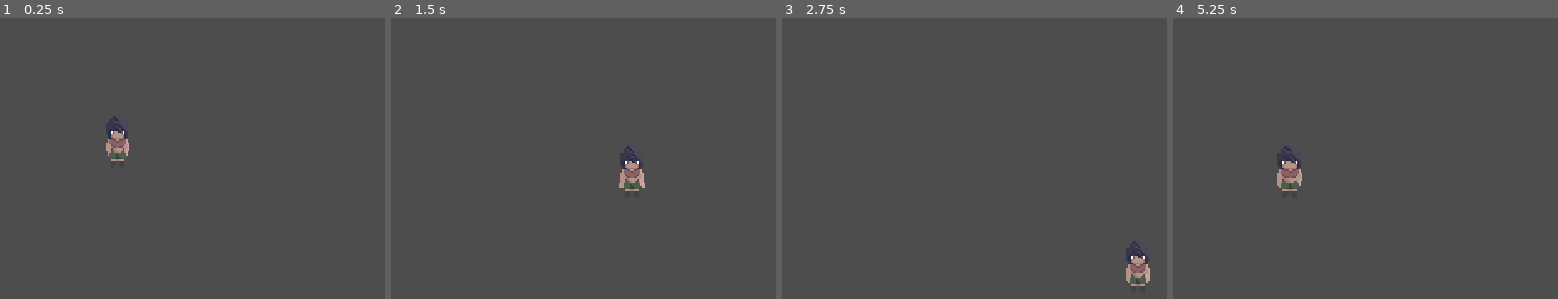
Above: before the commit, frames 1-4 (left to right).
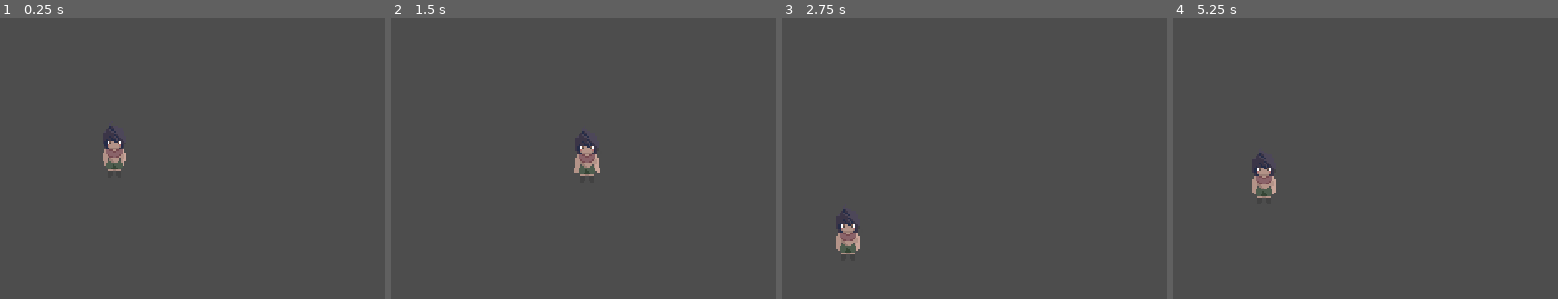
Above: after the commit, the same moments.

Repository: jolinCjiang/dinos
Game: Godot game, scene res://playground.tscn
Two runs of this game, one before a commit and one after it. Both use one fixed random seed, a clock stepped at 60 frames per second and the inputs below.
Inputs (mouse positions are in pixels of both pictures, inside the frame that each line leads up to):
- Up to frame 1 (0.25 s): no input
- Up to frame 2 (1.5 s): tap Enter at 0.5 s; move the mouse to (679, 130) at 0.52 s; hold D (Right) 0.53-1.28 s; move the mouse to (outside the picture) at 1.27 s; hold S (Down) from 1.28 s (still down)
- Up to frame 3 (2.75 s): move the mouse to (974, 54) at 2.02 s; release S (Down) at 2.03 s; hold D (Right) from 2.03 s (still down)
- Up to frame 4 (5.25 s): move the mouse to (1246, 242) at 2.77 s; release D (Right) at 2.78 s; hold W (Up) 2.78-3.53 s; move the mouse to (1527, 220) at 3.52 s; hold A (Left) 3.53-5.03 s; move the mouse to (outside the picture) at 4.27 s; move the mouse to (1327, 152) at 5.02 s; hold S (Down) from 5.03 s (still down)

The runs differ from the first frame. In frame 1, 0.7% of the frame differs, in the area x 26-34%, y 34-55%; in frame 2, 1.0%, in the area x 47-66%, y 40-62%; in frame 3, 1.0%; in frame 4, 1.0%.

Commit message:
Added a dynamic camera to the scene

Diff:
--- a/Player/Scripts/player.gd
+++ b/Player/Scripts/player.gd
@@ -7,8 +7,6 @@
 
 @onready var animation_player : AnimationPlayer = $AnimationPlayer2
 @onready var sprite : Sprite2D = $Sprite2D2
-
-
 
  # called when node enters scene tree for the first time
 func _ready():
--- /dev/null
+++ b/camera_2d.gd
@@ -0,0 +1,10 @@
+class_name DynamicCamera2D extends Camera2D
+
+@export var player : Node2D
+
+func _physics_process(delta):
+	var calculated_position : Vector2 = player.global_position
+	var offset_calc = (get_global_mouse_position() - calculated_position) / 2
+	offset_calc = Vector2(clamp(offset_calc.x, -50, 50), clamp(offset_calc.y, -50, 50))
+	calculated_position += offset_calc
+	self.position = self.position.lerp(calculated_position, delta * (calculated_position - self.position).length())
--- a/playground.tscn
+++ b/playground.tscn
@@ -1,8 +1,9 @@
-[gd_scene load_steps=23 format=3 uid="uid://di8mxonwrbtc2"]
+[gd_scene load_steps=24 format=3 uid="uid://di8mxonwrbtc2"]
 
 [ext_resource type="PackedScene" uid="uid://bvmpauvasrgwh" path="res://Player/player.tscn" id="1_rupst"]
 [ext_resource type="Script" uid="uid://dob01cnhdea5c" path="res://Player/Scripts/player.gd" id="1_wt17y"]
 [ext_resource type="Texture2D" uid="uid://cpl3s78isl4tf" path="res://Player/Sprites/me_texture-Sheet-Sheet.png" id="2_wt17y"]
+[ext_resource type="Script" uid="uid://bsog01ivlmbh0" path="res://camera_2d.gd" id="4_is3ju"]
 
 [sub_resource type="Animation" id="Animation_btcbx"]
 length = 0.001
@@ -331,3 +332,13 @@
 [node name="CollisionShape2D2" type="CollisionShape2D" parent="Player"]
 position = Vector2(1, 2)
 shape = SubResource("CircleShape2D_m8u5f")
+
+[node name="Camera2D" type="Camera2D" parent="." node_paths=PackedStringArray("player")]
+position = Vector2(241, 129)
+process_callback = 0
+drag_left_margin = 0.4
+drag_top_margin = 0.4
+drag_right_margin = 0.4
+drag_bottom_margin = 0.4
+script = ExtResource("4_is3ju")
+player = NodePath("../Player")
Not shown, added: camera_2d.gd.uid
